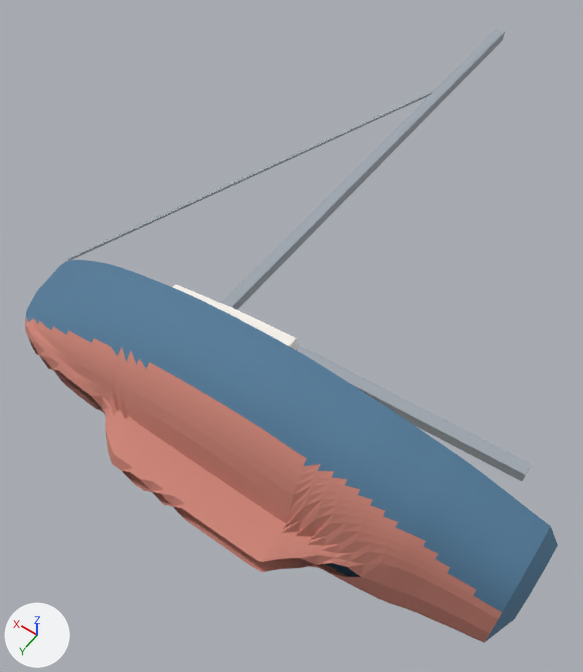
An edit to the glTF model models/com-pac-16.glb, drawn before and after from the same camera.
Rendered twice from a camera (50 mm lens) standing at (-0.94, 0.9, 2.25) and looking at (0.2, -0.69, -0.25). Arrows for +X, +Y and +Z are at lower left; the lights stay in place. The first picture is the older version. Vertices at exactly the same position are counted once.

Script lines for the objects in view, before the commit:
```python
me_com_pac_16 = bpy.data.meshes.new('Com-Pac 16')
me_com_pac_16.from_pydata(...)  # 2867 vertices, 5638 faces; spans x -1.0..1.0, y -2.69..0.21, z -0.4..0.4
# faces by material slot: [3811, 1620, 95, 76, 36]
me_com_pac_16.materials.append(mat_topsides)  # blue #507997
me_com_pac_16.materials.append(mat_bottom)  # pink #cd8476
me_com_pac_16.materials.append(mat_deck)  # white #ede8dd
me_com_pac_16.materials.append(mat_house)  # white #f8f5ef
me_com_pac_16.materials.append(mat_rig)  # grey #a0a8b1
ob_com_pac_16 = bpy.data.objects.new('Com-Pac 16', me_com_pac_16)
ob_com_pac_16.location = (0.0, 0.0, 0.0)
```
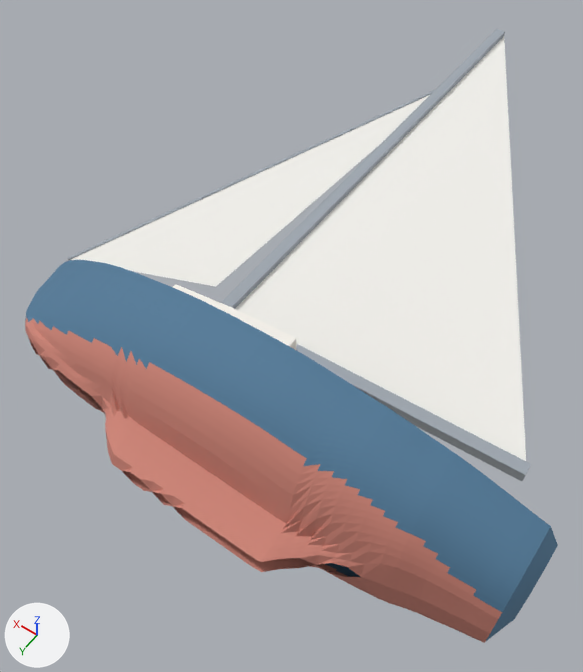
Commit message: fix(models): traced sailboats set their sails

Edits to the bpy script that builds the scene:
```text
Add mat_sails:
    mat_sails = principled_material('sails')
    mat_sails.base_color = (0.9, 0.89, 0.85)  # white #f3f2ed
    mat_sails.roughness = 0.8
Change me_com_pac_16:
    used by ob_com_pac_16; location = (0.0, 0.0, 0.0)
    verts and faces of me_com_pac_16; kept vertices keep their numbers, new ones are numbered from 2867
    remove me_com_pac_16.from_pydata(...)  # 2867 vertices, 5638 faces; spans x -1.0..1.0, y -2.69..0.21, z -0.4..0.4
    add me_com_pac_16.from_pydata(...)  # 2873 vertices, 5640 faces; spans x -1.0..1.0, y -2.69..0.21, z -0.4..0.4
    me_com_pac_16 part 1
    add verts[2867] = (0.33, -0.46, 0.0)
    add verts[2868] = (-0.83, -0.51, 0.0)  # pixel (526, 473)
    add verts[2869] = (0.33, -2.69, 0.0)  # pixel (504, 35)
    add verts[2870] = (0.36, -2.16, 0.0)
    add verts[2871] = (1.0, -0.34, 0.0)  # pixel (68, 259)
    add verts[2872] = (0.45, -0.56, 0.0)  # pixel (215, 286)
    add faces += [(2867, 2868, 2869), (2870, 2871, 2872)]  # mat_sails (white #f3f2ed)
    add me_com_pac_16.materials.append(mat_sails)  # white #f3f2ed
```

Changed parts and their boxes (x1, y1, x2, y2) in the pictures (583 x 672 px):
part 1 of me_com_pac_16, added: after (70, 37, 526, 461)
